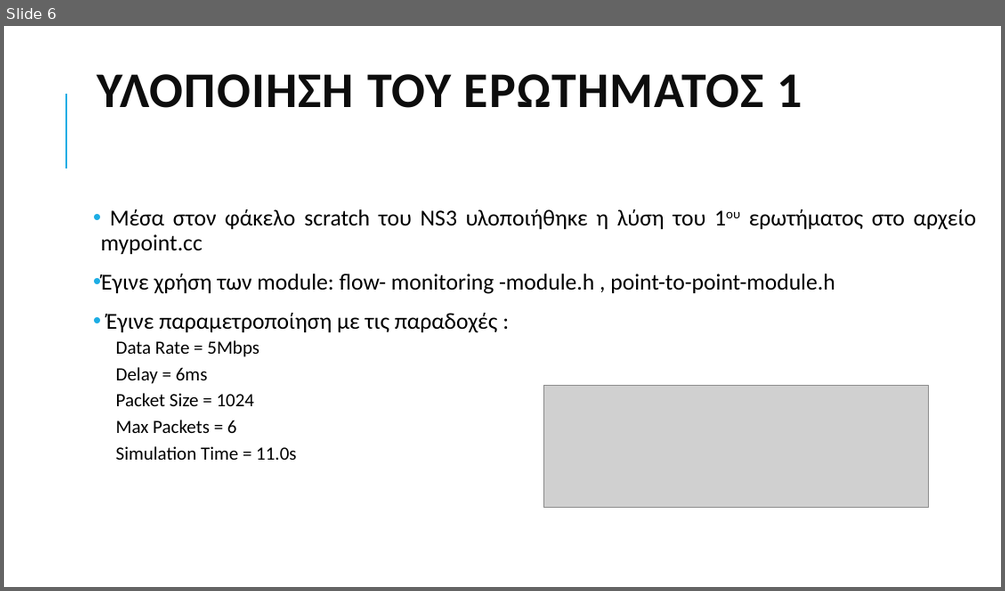
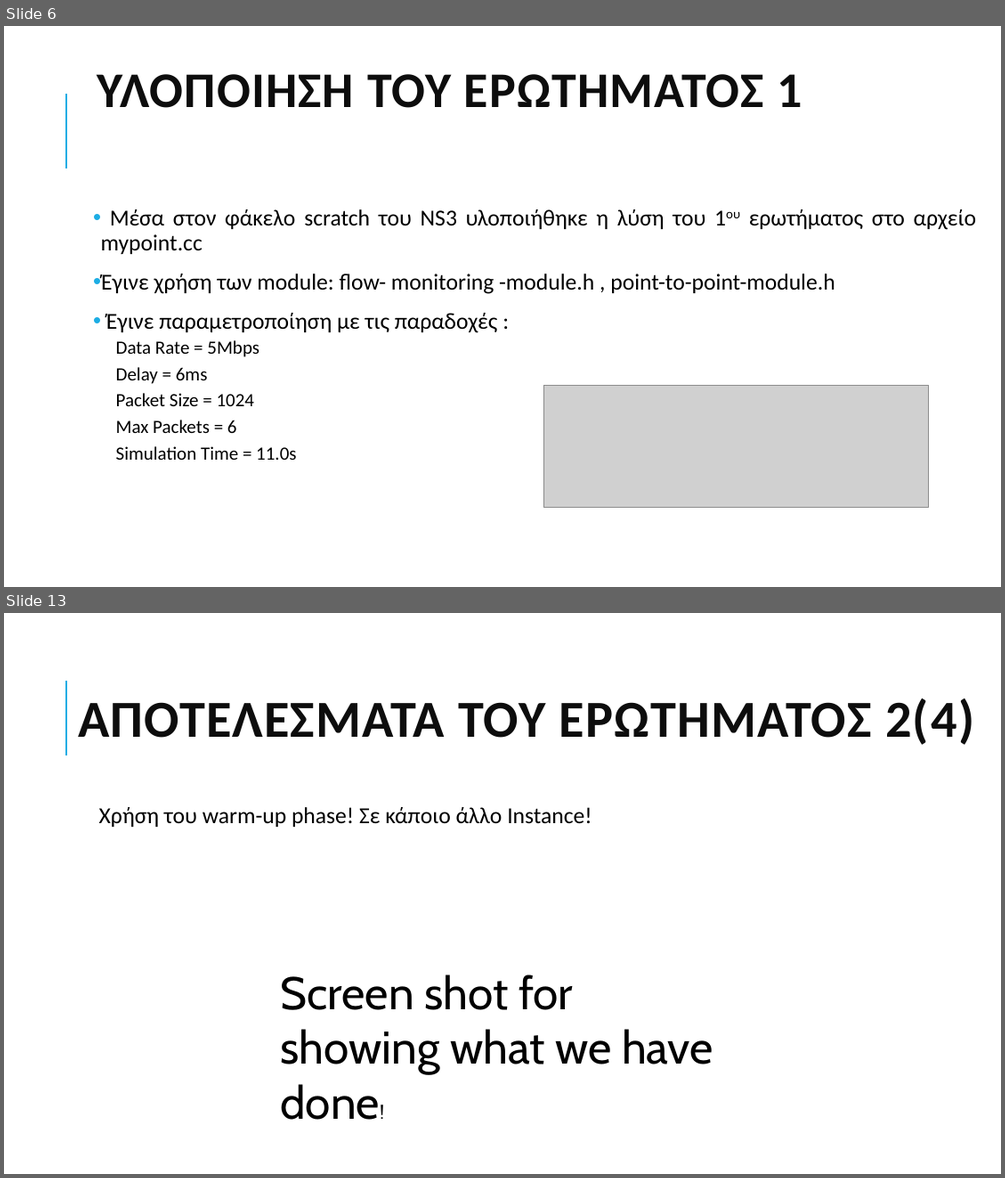
Before and after one commit to grgmyl/Ns3Project, a slide deck: Presentations/Ns-3_presentation_F.pptx. Shown one above the other, each under a label of ours: slide 6 before the commit, slides 6 and 13 after it; the slides between them are not shown. The pictures are 1005x591 and 1005x1178 pixels, drawn with LibreOffice and Linux fonts; fonts in the diff are those of the drawing; grey boxes stand for pictures. Boxes give left, top, right and bottom in pixels: in the first picture for what was removed or moved away, otherwise in the second. Text is boxed around its words. In the diff, an @@ line names an element or a change of style, - is before the commit and + after.

```diff
--- a/Presentations/Ns-3_presentation_F.pptx
+++ b/Presentations/Ns-3_presentation_F.pptx
@@ slide 13 added at [4, 613, 1001, 1174], background #FFFFFF; not listed: 1 template element that a slide beside it also shows @@
@@ title added at [79, 698, 974, 745], 50 pt, text #0D0D0D, bold @@
+ΑΠΟΤΕΛΕΣΜΑΤΑ ΤΟΥ ΕΡΩΤΗΜΑΤΟΣ 2(4)
@@ text added at [99, 807, 591, 827], 22 pt, text #000000 @@
+  Χρήση του warm-up phase! Σε κάποιο άλλο Instance!
@@ text added at [280, 974, 713, 1119], 44 pt, text #000000 @@
+Screen shot for showing what we have done!
```
Also in this commit, not shown: 9 slides changed, 1 other slide added.
